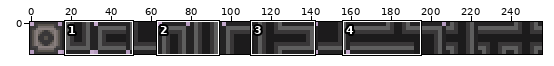
Two states of a sprite sheet, src/assets/tiles.png. The first picture is a wide view before the edit; the outline marks the close-up.
Close-up. Before the edit:
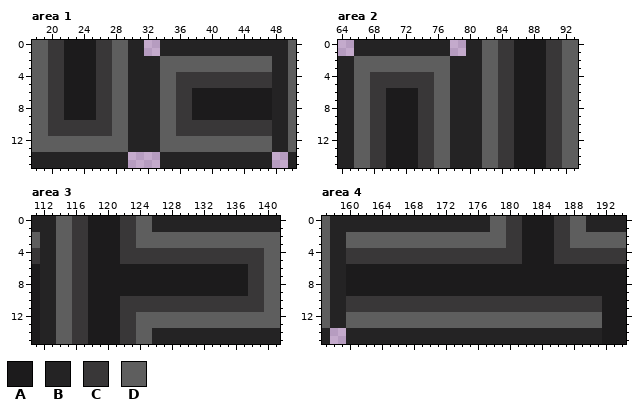
The file is 256x16 pixels. Colours within 5 levels of each other are drawn and written as one. Shown: area 1: x 18..50, y 0..15; area 2: x 64..93, y 0..15; area 3: x 111..141, y 0..15; area 4: x 157..194, y 0..15. The commit also changed other parts of the picture, which this record leaves out.
Palette (. is transparent): A #1c1b1c  B #242324  C #393738  D #5e5e5e
Pixels before, area 1, first column x 18:
 0 DDCCAAAACCDDBB..BBBBBBBBBBBBBBBBD
 1 DDCCAAAACCDDBB..BBBBBBBBBBBBBBBBD
 2 DDCCAAAACCDDBBBBDDDDDDDDDDDDDDBBD
 3 DDCCAAAACCDDBBBBDDDDDDDDDDDDDDBBD
 4 DDCCAAAACCDDBBBBDDCCCCCCCCCCCCBBD
 5 DDCCAAAACCDDBBBBDDCCCCCCCCCCCCBBD
 6 DDCCAAAACCDDBBBBDDCCAAAAAAAAAABBD
 7 DDCCAAAACCDDBBBBDDCCAAAAAAAAAABBD
 8 DDCCAAAACCDDBBBBDDCCAAAAAAAAAABBD
 9 DDCCAAAACCDDBBBBDDCCAAAAAAAAAABBD
10 DDCCCCCCCCDDBBBBDDCCCCCCCCCCCCBBD
11 DDCCCCCCCCDDBBBBDDCCCCCCCCCCCCBBD
12 DDDDDDDDDDDDBBBBDDDDDDDDDDDDDDBBD
13 DDDDDDDDDDDDBBBBDDDDDDDDDDDDDDBBD
14 BBBBBBBBBBBB....BBBBBBBBBBBBBB..B
15 BBBBBBBBBBBB....BBBBBBBBBBBBBB..B
Pixels before, area 2, first column x 64:
 0 ..BBBBBBBBBBBB..BBDDCCAAAACCDD
 1 ..BBBBBBBBBBBB..BBDDCCAAAACCDD
 2 BBDDDDDDDDDDDDBBBBDDCCAAAACCDD
 3 BBDDDDDDDDDDDDBBBBDDCCAAAACCDD
 4 BBDDCCCCCCCCDDBBBBDDCCAAAACCDD
 5 BBDDCCCCCCCCDDBBBBDDCCAAAACCDD
 6 BBDDCCAAAACCDDBBBBDDCCAAAACCDD
 7 BBDDCCAAAACCDDBBBBDDCCAAAACCDD
 8 BBDDCCAAAACCDDBBBBDDCCAAAACCDD
 9 BBDDCCAAAACCDDBBBBDDCCAAAACCDD
10 BBDDCCAAAACCDDBBBBDDCCAAAACCDD
11 BBDDCCAAAACCDDBBBBDDCCAAAACCDD
12 BBDDCCAAAACCDDBBBBDDCCAAAACCDD
13 BBDDCCAAAACCDDBBBBDDCCAAAACCDD
14 BBDDCCAAAACCDDBBBBDDCCAAAACCDD
15 BBDDCCAAAACCDDBBBBDDCCAAAACCDD
Pixels before, area 3, first column x 111:
 0 BBBDDCCAAAACCDDBBBBBBBBBBBBBBBB
 1 BBBDDCCAAAACCDDBBBBBBBBBBBBBBBB
 2 DBBDDCCAAAACCDDDDDDDDDDDDDDDDDD
 3 DBBDDCCAAAACCDDDDDDDDDDDDDDDDDD
 4 CBBDDCCAAAACCCCCCCCCCCCCCCCCCDD
 5 CBBDDCCAAAACCCCCCCCCCCCCCCCCCDD
 6 ABBDDCCAAAAAAAAAAAAAAAAAAAACCDD
 7 ABBDDCCAAAAAAAAAAAAAAAAAAAACCDD
 8 ABBDDCCAAAAAAAAAAAAAAAAAAAACCDD
 9 ABBDDCCAAAAAAAAAAAAAAAAAAAACCDD
10 ABBDDCCAAAACCCCCCCCCCCCCCCCCCDD
11 ABBDDCCAAAACCCCCCCCCCCCCCCCCCDD
12 ABBDDCCAAAACCDDDDDDDDDDDDDDDDDD
13 ABBDDCCAAAACCDDDDDDDDDDDDDDDDDD
14 ABBDDCCAAAACCDDBBBBBBBBBBBBBBBB
15 ABBDDCCAAAACCDDBBBBBBBBBBBBBBBB
Pixels before, area 4, first column x 157:
 0 DBBBBBBBBBBBBBBBBBBBBDDCCAAAACCDDBBBBB
 1 DBBBBBBBBBBBBBBBBBBBBDDCCAAAACCDDBBBBB
 2 DBBDDDDDDDDDDDDDDDDDDDDCCAAAACCDDDDDDD
 3 DBBDDDDDDDDDDDDDDDDDDDDCCAAAACCDDDDDDD
 4 DBBCCCCCCCCCCCCCCCCCCCCCCAAAACCCCCCCCC
 5 DBBCCCCCCCCCCCCCCCCCCCCCCAAAACCCCCCCCC
 6 DBBAAAAAAAAAAAAAAAAAAAAAAAAAAAAAAAAAAA
 7 DBBAAAAAAAAAAAAAAAAAAAAAAAAAAAAAAAAAAA
 8 DBBAAAAAAAAAAAAAAAAAAAAAAAAAAAAAAAAAAA
 9 DBBAAAAAAAAAAAAAAAAAAAAAAAAAAAAAAAAAAA
10 DBBCCCCCCCCCCCCCCCCCCCCCCCCCCCCCCCCAAA
11 DBBCCCCCCCCCCCCCCCCCCCCCCCCCCCCCCCCAAA
12 DBBDDDDDDDDDDDDDDDDDDDDDDDDDDDDDDDDAAA
13 DBBDDDDDDDDDDDDDDDDDDDDDDDDDDDDDDDDAAA
14 B..BBBBBBBBBBBBBBBBBBBBBBBBBBBBBBBBAAA
15 B..BBBBBBBBBBBBBBBBBBBBBBBBBBBBBBBBAAA
After the commit:
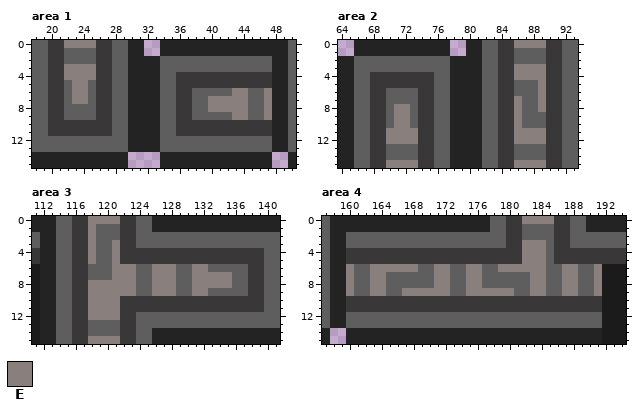
Colours new in this view: E #897f7d
From old to new:
Area 1:
The edit turns colour A into colour D in rows 1 to 2 at x 22 to 25; in row 5 at x 22 and 25; in row 6 at x 22, 25, 38 to 42 and 45 to 46; in row 7 at x 22, 25, 38 to 39 and 45 to 46; in row 8 at x 22 to 25, 38 to 39 and 45 to 46; in row 9 at x 22 to 25, 38 to 42 and 45 to 46.
The edit turns colour A into colour E in row 0 at x 22 to 25; in rows 3 to 4 at x 22 to 25; in row 5 at x 23 to 24; in row 6 at x 23 to 24, 43 to 44 and 47; in row 7 at x 23 to 24, 40 to 44 and 47; in row 8 at x 40 to 44 and 47.
The edit turns colour A into colour E in row 9 at x 43 to 44 and 47.
Area 2:
The edit turns colour A into colour D in rows 1 to 2 at x 86 to 89; in row 5 at x 86 to 88; in row 6 at x 70 to 73 and 86 to 88; in row 7 at x 70 to 73 and 87 to 88; in row 8 at x 70, 73 and 87 to 88; in rows 9 to 10 at x 70, 73 and 87 to 89.
The edit turns colour A into colour D in rows 13 to 14 at x 70 to 73 and 86 to 89.
The edit turns colour A into colour E in row 0 at x 86 to 89; in rows 3 to 4 at x 86 to 89; in rows 5 to 6 at x 89; in row 7 at x 86 and 89; in row 8 at x 71 to 72, 86 and 89; in rows 9 to 10 at x 71 to 72 and 86.
The edit turns colour A into colour E in rows 11 to 12 at x 70 to 73 and 86 to 89; in row 15 at x 70 to 73 and 86 to 89.
Area 3:
The edit turns colour A into colour D in rows 1 to 2 at x 119 to 121; in rows 3 to 5 at x 119 to 120; in row 6 at x 118 to 120, 124 to 125, 129 to 130 and 133 to 137; in row 7 at x 118 to 120, 124 to 125, 129 to 130 and 136 to 137; in row 8 at x 124 to 125, 129 to 130 and 136 to 137; in row 9 at x 124 to 125, 129 to 130 and 133 to 137.
The edit turns colour A into colour D in rows 13 to 14 at x 118 to 121.
The edit turns colour A into colour E in row 0 at x 118 to 121; in rows 1 to 2 at x 118; in rows 3 to 5 at x 118 and 121; in row 6 at x 121 to 123, 126 to 128 and 131 to 132; in row 7 at x 121 to 123, 126 to 128 and 131 to 135; in row 8 at x 118 to 123, 126 to 128 and 131 to 135.
The edit turns colour A into colour E in row 9 at x 118 to 123, 126 to 128 and 131 to 132; in rows 10 to 12 at x 118 to 121; in row 15 at x 118 to 121.
Area 4:
The edit turns colour A into colour D in rows 1 to 2 at x 182 to 185; in rows 3 to 5 at x 185; in row 6 at x 161 to 162, 169 to 170, 173 to 174, 177 to 178, 185 to 186 and 189 to 190; in rows 7 to 8 at x 161 to 162, 165 to 170, 173 to 174, 177 to 182, 185 to 186 and 189 to 190; in row 9 at x 161 to 162, 165 to 166, 173 to 174, 181 to 182, 185 to 186 and 189 to 190.
The edit turns colour A into colour E in row 0 at x 182 to 185; in rows 3 to 5 at x 182 to 184; in row 6 at x 160, 163 to 168, 171 to 172, 175 to 176, 179 to 184, 187 to 188 and 191; in rows 7 to 8 at x 160, 163 to 164, 171 to 172, 175 to 176, 183 to 184, 187 to 188 and 191; in row 9 at x 160, 163 to 164, 167 to 172, 175 to 180, 183 to 184, 187 to 188 and 191.
Boxes around the changes in both close-ups, in picture pixels (x1, y1, x2, y2):
changed: (64, 40, 96, 120)
changed: (192, 88, 272, 120)
changed: (514, 40, 546, 168)
changed: (386, 88, 418, 168)
changed: (88, 216, 248, 344)
changed: (346, 216, 602, 296)
